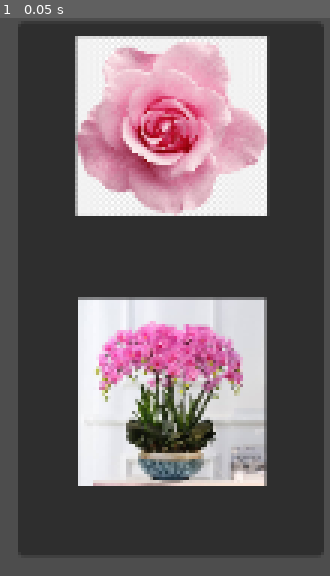
Above: before the commit, frame 1.
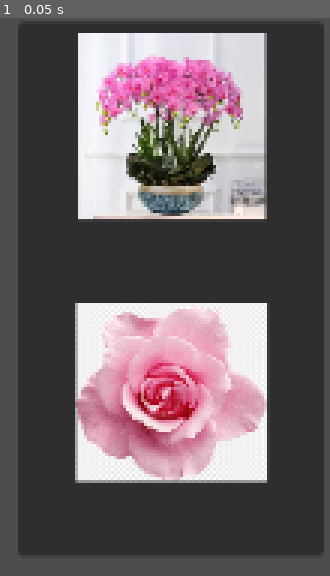
Above: after the commit, the same moment.

Repository: marquesbelem/plantinhas
Game: Godot game, scene res://scenes/[cursor]_state_machine.tscn
The game is run twice, just before and just after one commit, with the same random seed, the same clock (stepped at 60 frames per second) and the same inputs.
Inputs:
- Up to frame 1 (0.05 s): no input

The runs differ from the first frame. In frame 1, 30% of the frame differs, in the area x 22-81%, y 2-84%.

Commit message:
[Code] Organizando o codigo

Diff:
--- a/_code/custom_resource/plant_resource.gd
+++ b/_code/custom_resource/plant_resource.gd
@@ -1,10 +1,12 @@
 class_name PlantResource
 extends Resource
 
-@export var name:String
-@export var terrainType: Enums.TERRAIN_TYPE
-@export var icon:Texture2D
+#region PUBLIC FIELDS
+@export var e_name:String
+@export var e_terrainType: Enums.TERRAIN_TYPE
+@export var e_icon:Texture2D
+#endregion
 
 func log() -> void:
 	var format_string = "%s do Terreno %s"
-	print(format_string % [name, terrainType])
+	print(format_string % [e_name, e_terrainType])
--- a/_code/state_machine/cursor_state_machine.gd
+++ b/_code/state_machine/cursor_state_machine.gd
@@ -1,27 +1,33 @@
 class_name CursorStateMachine
 extends Node2D
 
-@export var cursor_sprite: Sprite2D
+#region PUBLIC FIELDS
+@export var e_cursor_sprite: Sprite2D
+#endregion
 
+#region PRIVATE FIELDS
 var current_state: EnumsStates.CURSOR
+var plant_resource: PlantResource
+#endregion
 
+#region BASE
 func  _ready():
 	current_state = EnumsStates.CURSOR.DEFAULT
 
 func _process(_delta):
 	match  current_state:
-		EnumsStates.CURSOR.DEFAULT:
-			print("We are number DEFAULT!")
 		EnumsStates.CURSOR.SELECTED:
-			cursor_sprite.global_position = get_global_mouse_position()
+			e_cursor_sprite.global_position = get_global_mouse_position()
+#endregion
 
 func set_state_selected(res:PlantResource=null) -> void:
 	current_state = EnumsStates.CURSOR.SELECTED
-	cursor_sprite.texture = res.icon
+	e_cursor_sprite.texture = res.e_icon
+	plant_resource = res
 
 func set_state_default() -> void:
 	current_state = EnumsStates.CURSOR.DEFAULT
-	cursor_sprite.texture = null
+	e_cursor_sprite.texture = null
 
 func has_current_state(state:EnumsStates.CURSOR) -> bool:
 	return current_state == state
--- a/_code/ui/ui_plant_select.gd
+++ b/_code/ui/ui_plant_select.gd
@@ -1,18 +1,22 @@
 class_name UIPlantSelect
 extends Sprite2D
 
-@export var cursor_state_machine: CursorStateMachine
-@export var plant_resource: PlantResource;
+#region PUBLIC FIELDS
+@export var e_cursor_state_machine: CursorStateMachine
+@export var e_plant_resource: PlantResource
+#endregion
 
+#region Base
 func _ready():
-	name = plant_resource.name
-	texture = plant_resource.icon
+	name = e_plant_resource.e_name
+	texture = e_plant_resource.e_icon
 
 func _input(event):
-	if event.is_action_pressed("select") && cursor_state_machine.has_current_state(EnumsStates.CURSOR.DEFAULT):
+	if event.is_action_pressed("select") && e_cursor_state_machine.has_current_state(EnumsStates.CURSOR.DEFAULT):
 		if is_pixel_opaque(get_local_mouse_position()):
-			cursor_state_machine.set_state_selected(plant_resource)
+			e_cursor_state_machine.set_state_selected(e_plant_resource)
 
-	elif event.is_action_pressed("select") && cursor_state_machine.has_current_state(EnumsStates.CURSOR.SELECTED):
+	elif event.is_action_pressed("select") && e_cursor_state_machine.has_current_state(EnumsStates.CURSOR.SELECTED):
 		if is_pixel_opaque(get_local_mouse_position()):
-			cursor_state_machine.set_state_selected(plant_resource)
+			e_cursor_state_machine.set_state_selected(e_plant_resource)
+#endregion
--- a/resources_data/Plant/plant_1.tres
+++ b/resources_data/Plant/plant_1.tres
@@ -1,10 +1,10 @@
 [gd_resource type="Resource" script_class="PlantResource" load_steps=3 format=3 uid="uid://diqwa1ajubyod"]
 
-[ext_resource type="Texture2D" uid="uid://bxts54mvhr7uk" path="res://temp/assets/png-transparent-pink-rose-rose-pink-flowers-pink-flowers-rose-blue-white-floribunda.png" id="1_abe0f"]
+[ext_resource type="Texture2D" uid="uid://c2qklqx7ws5x8" path="res://temp/assets/61f99-9629L._AC_UF894,1000_QL80_.jpg" id="1_excfs"]
 [ext_resource type="Script" path="res://_code/custom_resource/plant_resource.gd" id="1_ksp6s"]
 
 [resource]
 script = ExtResource("1_ksp6s")
-name = "Rosas"
-terrainType = 1
-icon = ExtResource("1_abe0f")
+e_name = "orquedia"
+e_terrainType = 0
+e_icon = ExtResource("1_excfs")
--- a/resources_data/Plant/plant_2.tres
+++ b/resources_data/Plant/plant_2.tres
@@ -1,10 +1,10 @@
 [gd_resource type="Resource" script_class="PlantResource" load_steps=3 format=3 uid="uid://dsgdvfs4p453m"]
 
-[ext_resource type="Texture2D" uid="uid://c2qklqx7ws5x8" path="res://temp/assets/61f99-9629L._AC_UF894,1000_QL80_.jpg" id="1_pallc"]
+[ext_resource type="Texture2D" uid="uid://bxts54mvhr7uk" path="res://temp/assets/png-transparent-pink-rose-rose-pink-flowers-pink-flowers-rose-blue-white-floribunda.png" id="1_28k2d"]
 [ext_resource type="Script" path="res://_code/custom_resource/plant_resource.gd" id="1_uqie5"]
 
 [resource]
 script = ExtResource("1_uqie5")
-name = "orquidea"
-terrainType = 1
-icon = ExtResource("1_pallc")
+e_name = "Rosa"
+e_terrainType = 4
+e_icon = ExtResource("1_28k2d")
--- a/scenes/[cursor]_state_machine.tscn
+++ b/scenes/[cursor]_state_machine.tscn
@@ -10,9 +10,9 @@
 
 [node name="UI" type="Node2D"]
 
-[node name="UI_Cursor_StateMachine" type="Node2D" parent="." node_paths=PackedStringArray("cursor_sprite")]
+[node name="UI_Cursor_StateMachine" type="Node2D" parent="." node_paths=PackedStringArray("e_cursor_sprite")]
 script = ExtResource("1_48fg3")
-cursor_sprite = NodePath("Cursor_Sprite2D")
+e_cursor_sprite = NodePath("Cursor_Sprite2D")
 
 [node name="Cursor_Sprite2D" type="Sprite2D" parent="UI_Cursor_StateMachine"]
 modulate = Color(1, 1, 1, 0.498039)
@@ -35,12 +35,12 @@
 grow_vertical = 2
 size_flags_horizontal = 3
 
-[node name="Sprite2D" type="Sprite2D" parent="UI_PlantSelection/Panel" node_paths=PackedStringArray("cursor_state_machine")]
+[node name="Sprite2D" type="Sprite2D" parent="UI_PlantSelection/Panel" node_paths=PackedStringArray("e_cursor_state_machine")]
 position = Vector2(74, 50)
 scale = Vector2(0.1, 0.1)
 script = ExtResource("5_cibki")
-cursor_state_machine = NodePath("../../../UI_Cursor_StateMachine")
-plant_resource = ExtResource("6_y8lsv")
+e_cursor_state_machine = NodePath("../../../UI_Cursor_StateMachine")
+e_plant_resource = ExtResource("6_y8lsv")
 
 [node name="Area2D" type="Area2D" parent="UI_PlantSelection/Panel/Sprite2D"]
 
@@ -48,12 +48,12 @@
 position = Vector2(1.5, 1.5)
 shape = SubResource("RectangleShape2D_xfy4e")
 
-[node name="Sprite2D2" type="Sprite2D" parent="UI_PlantSelection/Panel" node_paths=PackedStringArray("cursor_state_machine")]
+[node name="Sprite2D2" type="Sprite2D" parent="UI_PlantSelection/Panel" node_paths=PackedStringArray("e_cursor_state_machine")]
 position = Vector2(74, 178)
 scale = Vector2(0.1, 0.1)
 script = ExtResource("5_cibki")
-cursor_state_machine = NodePath("../../../UI_Cursor_StateMachine")
-plant_resource = ExtResource("4_wmaew")
+e_cursor_state_machine = NodePath("../../../UI_Cursor_StateMachine")
+e_plant_resource = ExtResource("4_wmaew")
 
 [node name="Area2D" type="Area2D" parent="UI_PlantSelection/Panel/Sprite2D2"]
 
